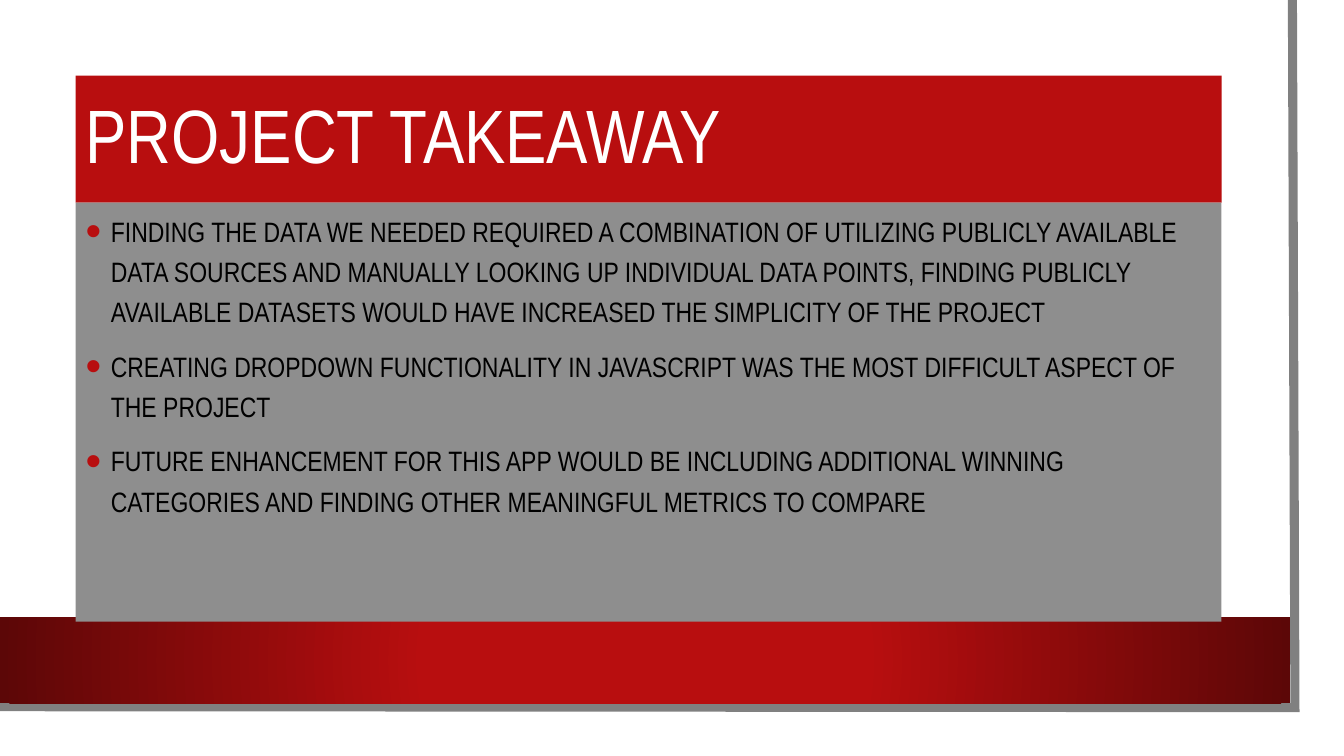
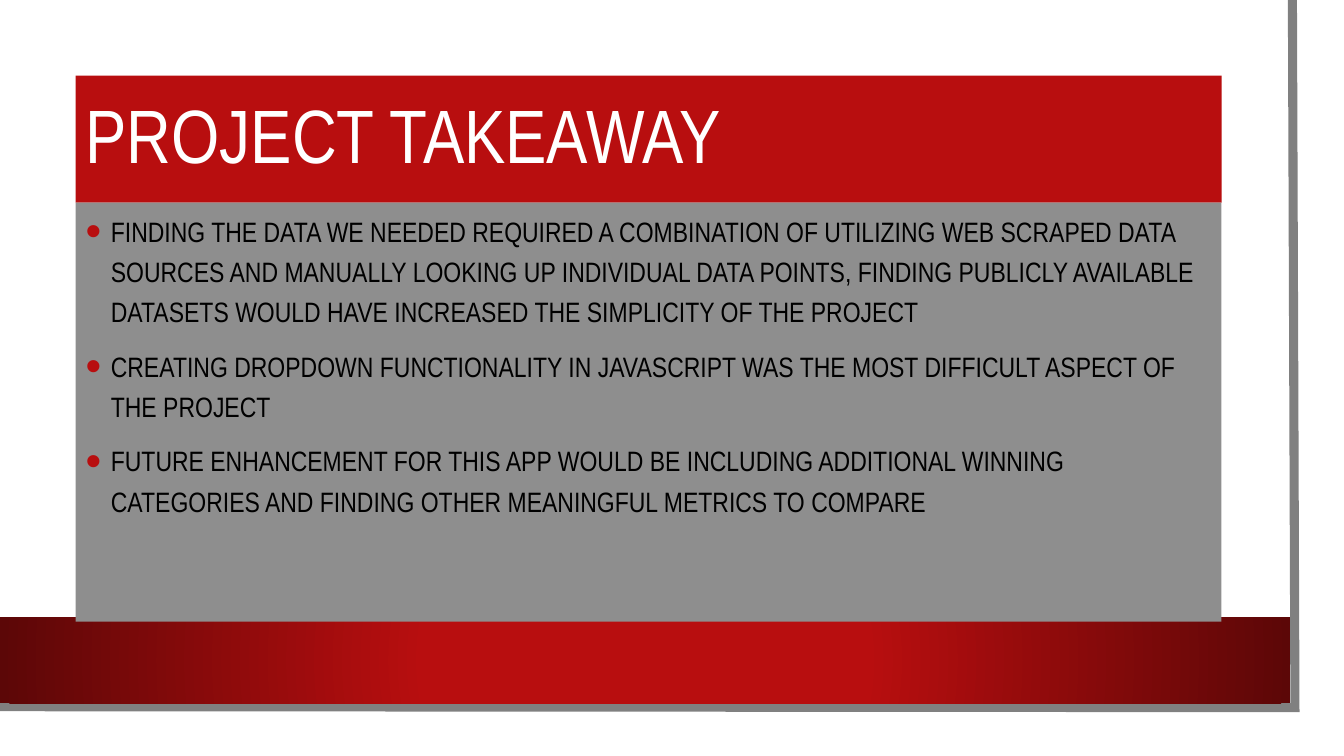
Before and after one commit to KLoretto/Project-two, a slide deck: slide 8 of Oscar Winners.pptx. Drawn at 1344x756 pixels with LibreOffice and Linux fonts; fonts in the diff are those of the drawing; background and template pictures are left out. Boxes give left, top, right and bottom in pixels: in the first picture for what was removed or moved away, otherwise in the second. Text is boxed around its words. In the diff, an @@ line names an element or a change of style, - is before the commit and + after.

```diff
--- a/Oscar Winners.pptx
+++ b/Oscar Winners.pptx
@@ text at [111, 222, 1194, 322]: text changed @@
-• FINDING THE DATA WE NEEDED REQUIRED A COMBINATION OF UTILIZING PUBLICLY AVAILABLE DATA SOURCES AND MANUALLY LOOKING UP INDIVIDUAL DATA POINTS, FINDING PUBLICLY AVAILABLE DATASETS WOULD HAVE INCREASED THE SIMPLICITY OF THE PROJECT
+• FINDING THE DATA WE NEEDED REQUIRED A COMBINATION OF UTILIZING WEB SCRAPED DATA SOURCES AND MANUALLY LOOKING UP INDIVIDUAL DATA POINTS, FINDING PUBLICLY AVAILABLE DATASETS WOULD HAVE INCREASED THE SIMPLICITY OF THE PROJECT
```
Also in this commit, not shown: 2 other slides changed.
